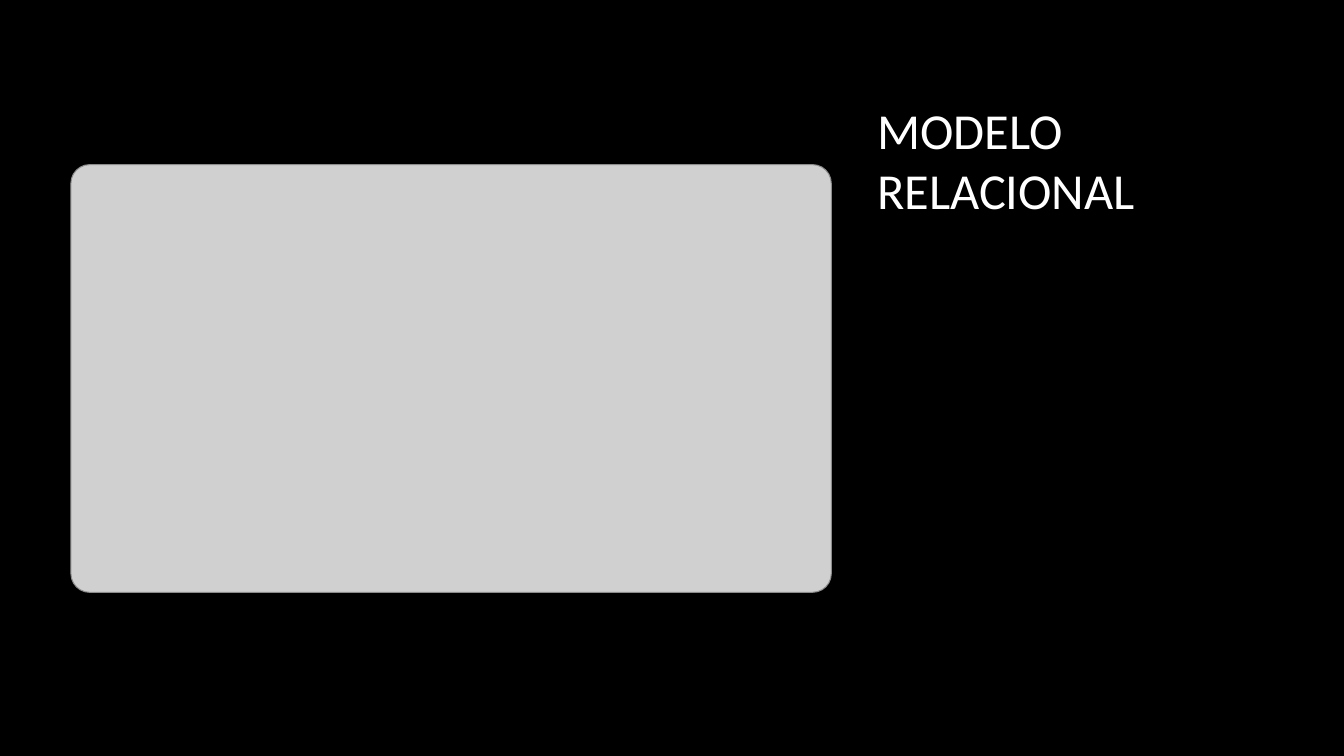
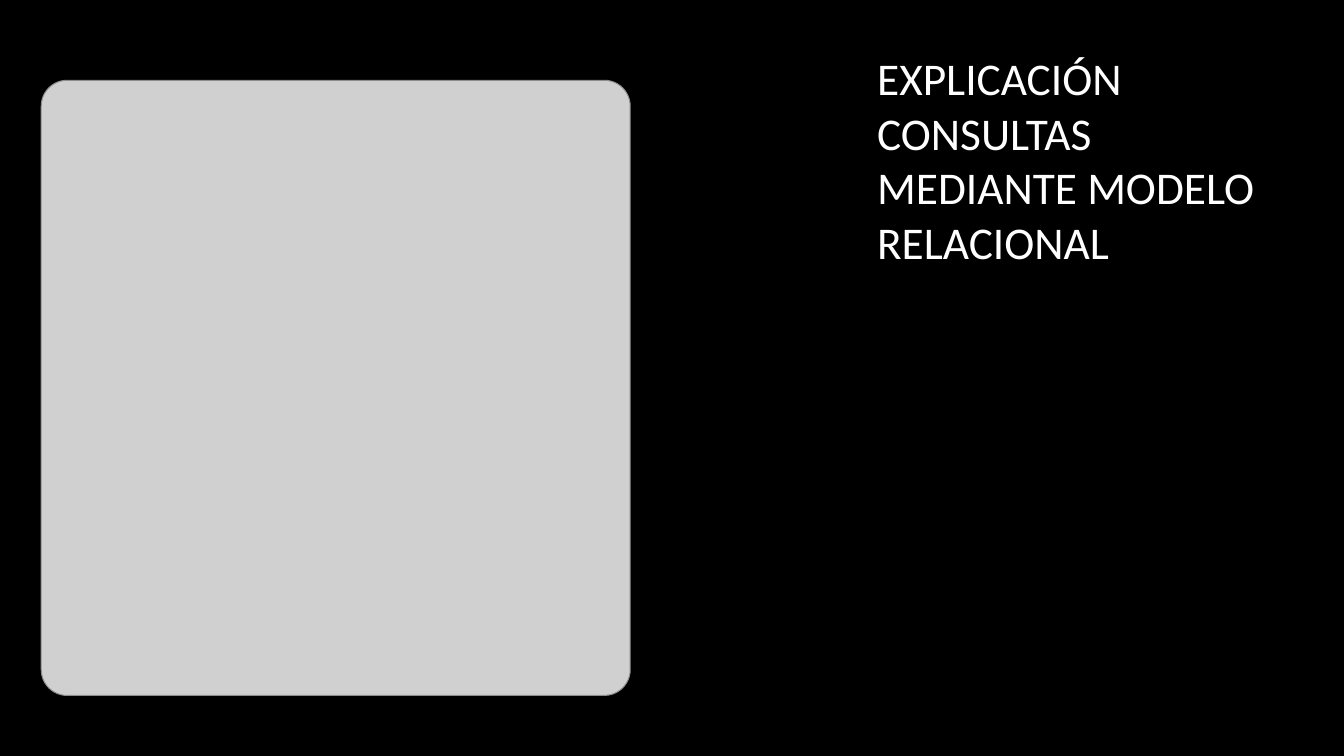
Before and after one commit to fervargasuv/Catalogo_video, a slide deck: slide 7 of Catalogo_cine.pptx. Drawn at 1344x756 pixels with LibreOffice and Linux fonts; fonts in the diff are those of the drawing; grey boxes stand for pictures; background and template pictures are left out. Boxes give left, top, right and bottom in pixels: in the first picture for what was removed or moved away, otherwise in the second. Text is boxed around its words. In the diff, an @@ line names an element or a change of style, - is before the commit and + after.

```diff
--- a/Catalogo_cine.pptx
+++ b/Catalogo_cine.pptx
@@ title at (x1=877, y1=58, x2=1254, y2=260): text changed; size 36 to 32.4 pt @@
-MODELO RELACIONAL
+EXPLICACIÓN CONSULTAS MEDIANTE MODELO RELACIONAL
@@ picture resized from (x1=71, y1=164, x2=831, y2=592) to (x1=41, y1=81, x2=630, y2=696) @@
```
Also in this commit, not shown: 1 other slide changed, 3 slides added, 3 slides removed, 5 other files.
